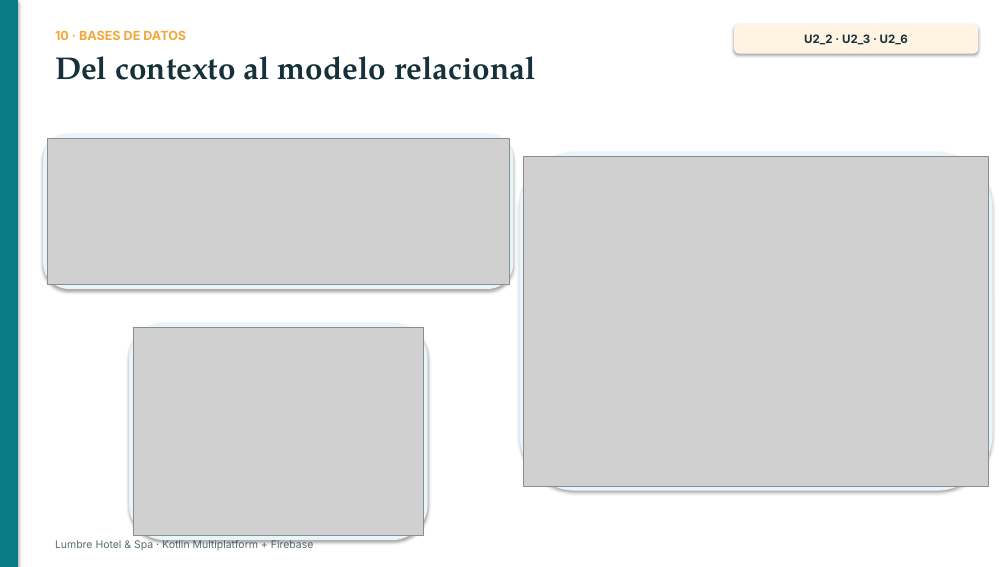
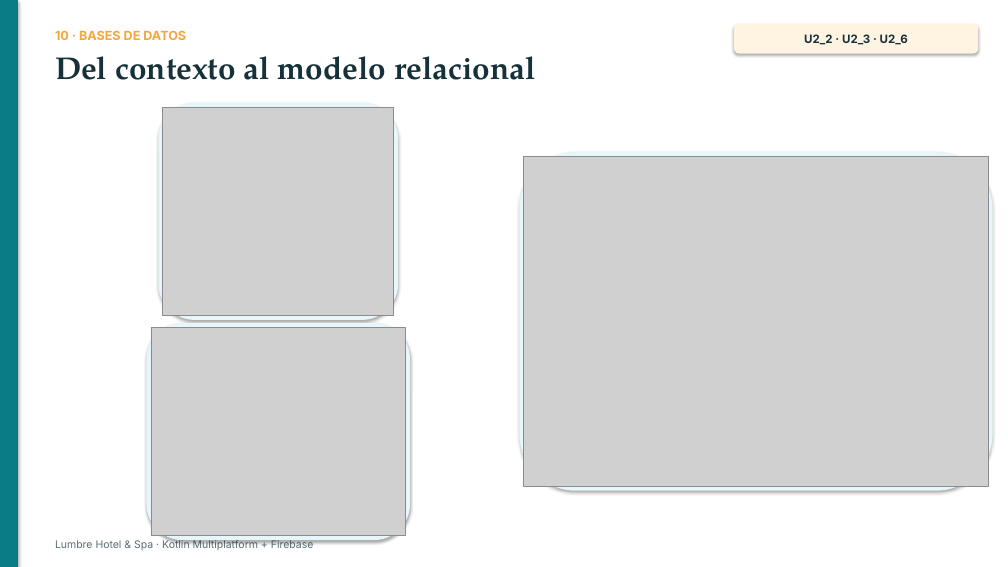
Before and after one commit to JanCarliux24/hotel-lumbre, a slide deck: slide 11 of docs/entregables/Presentacion_Proyecto_Lumbre.pptx. Drawn at 1008x567 pixels with LibreOffice and Linux fonts; fonts in the diff are those of the drawing; grey boxes stand for pictures. Boxes give left, top, right and bottom in pixels: in the first picture for what was removed or moved away, otherwise in the second. Text is boxed around its words. In the diff, an @@ line names an element or a change of style, - is before the commit and + after.

```diff
--- a/docs/entregables/Presentacion_Proyecto_Lumbre.pptx
+++ b/docs/entregables/Presentacion_Proyecto_Lumbre.pptx
@@ rounded rectangle resized from (x1=43, y1=134, x2=513, y2=290) to (x1=158, y1=103, x2=398, y2=320) @@
@@ picture resized from (x1=48, y1=138, x2=509, y2=285) to (x1=163, y1=107, x2=393, y2=316) @@
@@ rounded rectangle resized from (x1=129, y1=323, x2=427, y2=540) to (x1=147, y1=323, x2=411, y2=540) @@
@@ picture resized from (x1=133, y1=327, x2=423, y2=536) to (x1=151, y1=327, x2=406, y2=536) @@
```
Also in this commit, not shown: 2 other slides changed, 57 other files.
